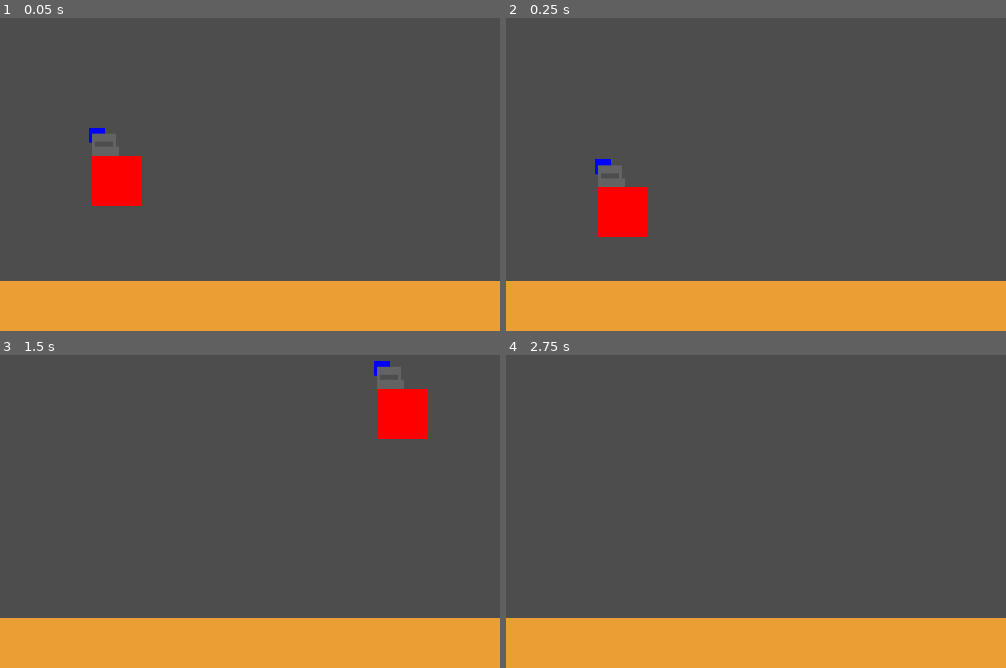
Above: before the commit, frames 1-4 (two rows, left to right).
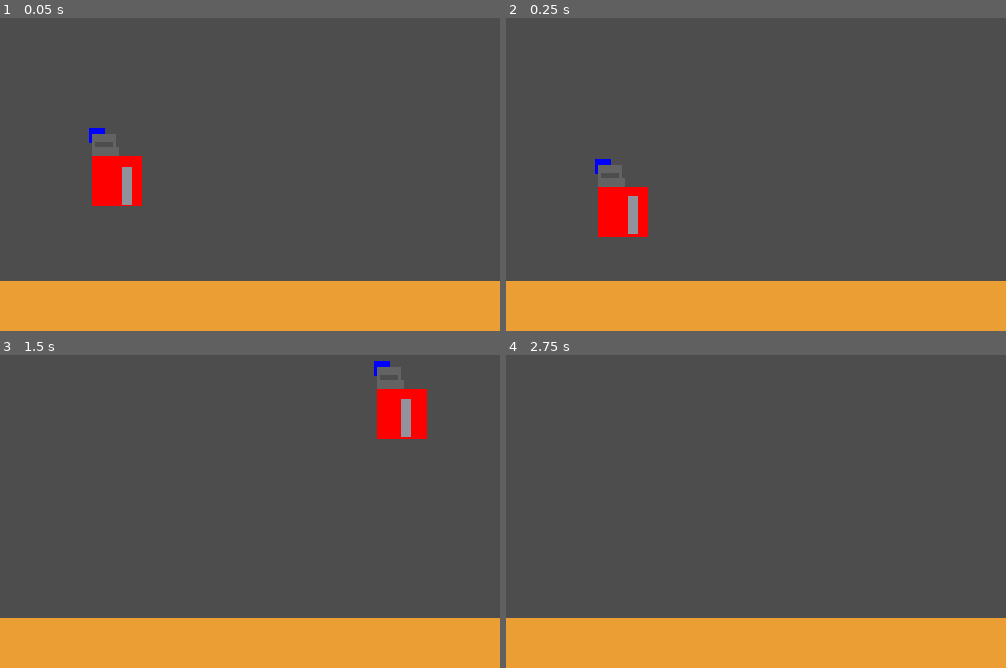
Above: after the commit, the same moments.

Repository: AceLeft/Dragon-Fall-Godot
Game: Godot game, scene res://lair/lair.tscn
Same seed, same stepped clock (60 frames per second), same inputs: the game is played once before the commit and once after it.
Inputs:
- Up to frame 1 (0.05 s): no input
- Up to frame 2 (0.25 s): no input
- Up to frame 3 (1.5 s): hold D (move_right) from 0.53 s (still down); tap S (jump) at 0.77 s
- Up to frame 4 (2.75 s): tap S (jump) at 1.52 s; release D (move_right) at 2.03 s; hold Left (move_left) from 2.03 s (still down)

The runs differ from the first frame. In frame 1, 0.3% of the frame differs, in the area x 17-27%, y 36-60%; in frame 2, 0.3%; in frame 3, 0.3%; in frame 4, nothing differs.

Commit message:
Follow the player with a static sword

Diff:
--- a/project/player/player.gd
+++ b/project/player/player.gd
@@ -1,3 +1,4 @@
+class_name Player
 extends CharacterBody2D
 
 
@@ -5,13 +6,13 @@
 const _JUMP_VELOCITY = -600.0
 
 # Get the gravity from the project settings to be synced with RigidBody nodes.
-var gravity = ProjectSettings.get_setting("physics/2d/default_gravity")
+var _gravity = ProjectSettings.get_setting("physics/2d/default_gravity")
 
 
 func _physics_process(delta):
 	# Add the gravity.
 	if not is_on_floor():
-		velocity.y += gravity * delta
+		velocity.y += _gravity * delta
 
 	# Handle jump.
 	if Input.is_action_just_pressed("jump") and is_on_floor():
--- a/project/player/player.tscn
+++ b/project/player/player.tscn
@@ -1,10 +1,14 @@
-[gd_scene load_steps=4 format=3 uid="uid://d0i3ojk6o63mg"]
+[gd_scene load_steps=6 format=3 uid="uid://d0i3ojk6o63mg"]
 
 [ext_resource type="Texture2D" uid="uid://dklpemybws4p5" path="res://player/helmet_blue.png" id="1_vhqxy"]
 [ext_resource type="Script" path="res://player/player.gd" id="1_vw3x2"]
+[ext_resource type="Script" path="res://Player/sword.gd" id="3_m1yfa"]
 
 [sub_resource type="RectangleShape2D" id="RectangleShape2D_tmqim"]
 size = Vector2(50, 50)
+
+[sub_resource type="RectangleShape2D" id="RectangleShape2D_xhdim"]
+size = Vector2(10, 38)
 
 [node name="Player" type="CharacterBody2D"]
 collision_mask = 6
@@ -21,5 +25,26 @@
 shape = SubResource("RectangleShape2D_tmqim")
 
 [node name="Hat" type="Sprite2D" parent="."]
+texture_filter = 1
 position = Vector2(-13, -64)
 texture = ExtResource("1_vhqxy")
+
+[node name="Sword" type="RigidBody2D" parent="."]
+position = Vector2(10, -19)
+collision_layer = 8
+collision_mask = 4
+gravity_scale = 0.0
+angular_damp_mode = 1
+script = ExtResource("3_m1yfa")
+
+[node name="SwordRect" type="ColorRect" parent="Sword"]
+offset_left = -5.0
+offset_top = -19.0
+offset_right = 5.0
+offset_bottom = 19.0
+color = Color(0.572549, 0.572549, 0.611765, 1)
+metadata/_edit_lock_ = true
+
+[node name="SwordCollision" type="CollisionShape2D" parent="Sword"]
+shape = SubResource("RectangleShape2D_xhdim")
+metadata/_edit_lock_ = true
--- /dev/null
+++ b/project/player/sword.gd
@@ -0,0 +1,16 @@
+extends RigidBody2D
+
+@onready var _player : Player = $".."
+
+
+# Called every frame. 'delta' is the elapsed time since the previous frame.
+func _process(delta):
+	if _player.velocity.y != 0:
+		linear_velocity.y = _player.velocity.y - .10
+	else:
+		linear_velocity.y = _player.velocity.y
+
+	if _player.velocity.x != 0:
+		linear_velocity.x = _player.velocity.x - .10
+	else:
+		linear_velocity.x = _player.velocity.x
--- a/project/project.godot
+++ b/project/project.godot
@@ -47,6 +47,7 @@
 2d_physics/layer_1="Player"
 2d_physics/layer_2="Enemy"
 2d_physics/layer_3="World"
+2d_physics/layer_4="Sword"
 
 [physics]
 
